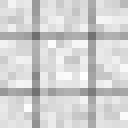
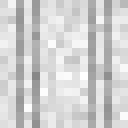
Layer changes from the first 128px x 128px image to the second:
painted on "Rectangle 1 copy" over [16,0,112,128]
added layer "Rectangle 1 copy 2" (27%) above "Rectangle 1" over [16,16,112,112]
hid "Rectangle 1", painted on it over [0,16,128,112]
